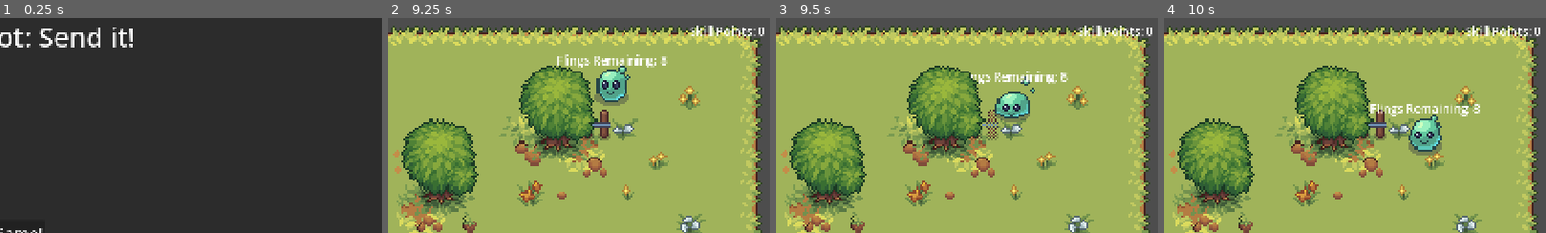
Above: before the commit, frames 1-4 (left to right).
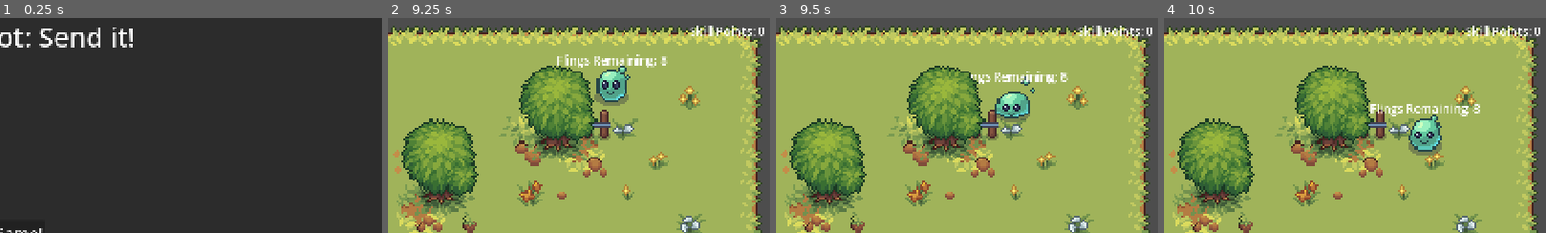
Above: after the commit, the same moments.

Repository: Auseawesome/HavenBounceBack
Game: Godot game, scene res://main.tscn
Two runs of this game, one before a commit and one after it. Both use one fixed random seed, a clock stepped at 60 frames per second and the inputs below.
Inputs (mouse positions are % of the whole screen's width and height, from its top left):
- Up to frame 1 (0.25 s): no input
- Up to frame 2 (9.25 s): click "Play Game!" at 0.5 s; click "Enter Level" at 1.25 s; move the mouse to (45, 70) at 2.02 s; click (45, 70) at 2.17 s; drag from (80, 65) to (77, 23) at 2.77 s; move the mouse to (20, 35) at 3.52 s; click (20, 35) at 3.67 s; drag from (55, 50) to (19, 16) at 4.27 s; move the mouse to (35, 25) at 5.02 s; click (35, 25) at 5.17 s; drag from (72, 45) to (23, 9) at 5.77 s; move the mouse to (30, 55) at 6.52 s; click (30, 55) at 6.67 s; drag from (60, 28) to (15, 97) at 7.27 s; move the mouse to (45, 70) at 8.02 s; click (45, 70) at 8.17 s; drag from (80, 65) to (15, 97) at 8.77 s
- Up to frame 3 (9.5 s): no input
- Up to frame 4 (10 s): move the mouse to (20, 35) at 9.52 s; click (20, 35) at 9.67 s
The pictures show only the part of the screen within x 50-100%, y 0-50%; the shares and areas given below are measured in that part.

Frames 1-2 are identical in both runs. In frame 3, 0.2% of the frame differs, in the area x 51-59%, y 42-57%; in frame 4, nothing differs.

Commit message:
Make only some obstacles go transparent

Diff:
--- a/obstacles/animals/chicken.tscn
+++ b/obstacles/animals/chicken.tscn
@@ -5,10 +5,6 @@
 
 [sub_resource type="CapsuleShape2D" id="CapsuleShape2D_p7dgv"]
 radius = 5.0
-height = 16.0
-
-[sub_resource type="CapsuleShape2D" id="CapsuleShape2D_xkbdm"]
-radius = 3.0
 height = 16.0
 
 [node name="Chicken" unique_id=841894801 instance=ExtResource("1_ouahf")]
@@ -29,8 +25,3 @@
 offset_top = -17.0
 offset_right = 8.0
 offset_bottom = 15.0
-
-[node name="CollisionShape2D" parent="ObscuredArea" parent_id_path=PackedInt32Array(322378701) index="0" unique_id=360312612]
-position = Vector2(0, -4)
-rotation = 1.5707964
-shape = SubResource("CapsuleShape2D_xkbdm")
--- a/obstacles/animals/cow.tscn
+++ b/obstacles/animals/cow.tscn
@@ -6,10 +6,6 @@
 [sub_resource type="CapsuleShape2D" id="CapsuleShape2D_p7dgv"]
 radius = 7.0
 height = 32.0
-
-[sub_resource type="CapsuleShape2D" id="CapsuleShape2D_1sq0h"]
-radius = 6.0
-height = 34.0
 
 [node name="Cow" unique_id=841894801 instance=ExtResource("1_6q65o")]
 max_health = 50
@@ -27,8 +23,3 @@
 [node name="HealthBar" parent="." index="3" unique_id=1951282074]
 offset_top = -21.0
 offset_bottom = 11.0
-
-[node name="CollisionShape2D" parent="ObscuredArea" parent_id_path=PackedInt32Array(322378701) index="0" unique_id=360312612]
-position = Vector2(-1, -5)
-rotation = 1.5707964
-shape = SubResource("CapsuleShape2D_1sq0h")
--- a/obstacles/animals/pig.tscn
+++ b/obstacles/animals/pig.tscn
@@ -6,10 +6,6 @@
 [sub_resource type="CapsuleShape2D" id="CapsuleShape2D_p7dgv"]
 radius = 5.0
 height = 24.0
-
-[sub_resource type="CapsuleShape2D" id="CapsuleShape2D_l0452"]
-radius = 6.0
-height = 22.0
 
 [node name="Pig" unique_id=841894801 instance=ExtResource("1_foujj")]
 max_health = 50
@@ -27,8 +23,3 @@
 [node name="HealthBar" parent="." index="3" unique_id=1951282074]
 offset_top = -20.0
 offset_bottom = 12.0
-
-[node name="CollisionShape2D" parent="ObscuredArea" parent_id_path=PackedInt32Array(322378701) index="0" unique_id=360312612]
-position = Vector2(3, -6)
-rotation = 1.5707964
-shape = SubResource("CapsuleShape2D_l0452")
--- a/obstacles/fences/fence.tscn
+++ b/obstacles/fences/fence.tscn
@@ -5,9 +5,6 @@
 
 [sub_resource type="RectangleShape2D" id="RectangleShape2D_dm7wh"]
 size = Vector2(6.999999, 16)
-
-[sub_resource type="RectangleShape2D" id="RectangleShape2D_6fl25"]
-size = Vector2(16, 9)
 
 [node name="Fence" unique_id=841894801 instance=ExtResource("1_3pdb5")]
 points = 5
@@ -26,7 +23,3 @@
 offset_top = -18.0
 offset_right = 7.0
 offset_bottom = 14.0
-
-[node name="CollisionShape2D" parent="ObscuredArea" parent_id_path=PackedInt32Array(322378701) index="0" unique_id=360312612]
-position = Vector2(0, -5.5)
-shape = SubResource("RectangleShape2D_6fl25")
--- a/obstacles/fences/fence_back_left.tscn
+++ b/obstacles/fences/fence_back_left.tscn
@@ -5,9 +5,6 @@
 
 [sub_resource type="RectangleShape2D" id="RectangleShape2D_3gnc5"]
 size = Vector2(6.999999, 15)
-
-[sub_resource type="RectangleShape2D" id="RectangleShape2D_qi21q"]
-size = Vector2(15, 9)
 
 [node name="FenceBackLeft" unique_id=841894801 instance=ExtResource("1_3boel")]
 points = 5
@@ -26,7 +23,3 @@
 offset_top = -18.0
 offset_right = 7.0
 offset_bottom = 14.0
-
-[node name="CollisionShape2D" parent="ObscuredArea" parent_id_path=PackedInt32Array(322378701) index="0" unique_id=360312612]
-position = Vector2(0.5, -5.5)
-shape = SubResource("RectangleShape2D_qi21q")
--- a/obstacles/fences/fence_back_right.tscn
+++ b/obstacles/fences/fence_back_right.tscn
@@ -5,9 +5,6 @@
 
 [sub_resource type="RectangleShape2D" id="RectangleShape2D_8v1hq"]
 size = Vector2(6.999999, 16)
-
-[sub_resource type="RectangleShape2D" id="RectangleShape2D_xdr6u"]
-size = Vector2(16, 9)
 
 [node name="FenceBackRight" unique_id=841894801 instance=ExtResource("1_oibkg")]
 points = 5
@@ -26,7 +23,3 @@
 offset_top = -18.0
 offset_right = 7.0
 offset_bottom = 14.0
-
-[node name="CollisionShape2D" parent="ObscuredArea" parent_id_path=PackedInt32Array(322378701) index="0" unique_id=360312612]
-position = Vector2(0, -5.5)
-shape = SubResource("RectangleShape2D_xdr6u")
--- a/obstacles/fences/fence_left.tscn
+++ b/obstacles/fences/fence_left.tscn
@@ -8,9 +8,6 @@
 
 [sub_resource type="RectangleShape2D" id="RectangleShape2D_887iq"]
 size = Vector2(7, 16)
-
-[sub_resource type="RectangleShape2D" id="RectangleShape2D_ocdu2"]
-size = Vector2(8, 9)
 
 [node name="FenceLeft" unique_id=841894801 instance=ExtResource("1_s75w6")]
 points = 5
@@ -34,7 +31,3 @@
 offset_top = -18.0
 offset_right = 7.0
 offset_bottom = 14.0
-
-[node name="CollisionShape2D" parent="ObscuredArea" parent_id_path=PackedInt32Array(322378701) index="0" unique_id=360312612]
-position = Vector2(4, -5.5)
-shape = SubResource("RectangleShape2D_ocdu2")
--- a/obstacles/fences/fence_right.tscn
+++ b/obstacles/fences/fence_right.tscn
@@ -8,9 +8,6 @@
 
 [sub_resource type="RectangleShape2D" id="RectangleShape2D_x4lfa"]
 size = Vector2(15.999999, 7)
-
-[sub_resource type="RectangleShape2D" id="RectangleShape2D_6e4fs"]
-size = Vector2(9, 9)
 
 [node name="FenceRight" unique_id=841894801 instance=ExtResource("1_gklny")]
 points = 5
@@ -29,12 +26,7 @@
 rotation = 1.5707964
 shape = SubResource("RectangleShape2D_x4lfa")
 
-[node name="HealthBar" parent="." index="4" unique_id=1951282074]
 offset_left = -7.0
 offset_top = -18.0
 offset_right = 7.0
 offset_bottom = 14.0
-
-[node name="CollisionShape2D" parent="ObscuredArea" parent_id_path=PackedInt32Array(322378701) index="0" unique_id=360312612]
-position = Vector2(-3.5, -5.5)
-shape = SubResource("RectangleShape2D_6e4fs")
--- a/obstacles/fences/fence_up_left.tscn
+++ b/obstacles/fences/fence_up_left.tscn
@@ -5,9 +5,6 @@
 
 [sub_resource type="RectangleShape2D" id="RectangleShape2D_0vb1f"]
 size = Vector2(6.999999, 16)
-
-[sub_resource type="RectangleShape2D" id="RectangleShape2D_q1tgy"]
-size = Vector2(5, 7)
 
 [node name="FenceUpLeft" unique_id=841894801 instance=ExtResource("1_dyc8c")]
 points = 5
@@ -27,7 +24,3 @@
 offset_top = -18.0
 offset_right = 7.0
 offset_bottom = 14.0
-
-[node name="CollisionShape2D" parent="ObscuredArea" parent_id_path=PackedInt32Array(322378701) index="0" unique_id=360312612]
-position = Vector2(-3.5, -5.5)
-shape = SubResource("RectangleShape2D_q1tgy")
--- a/obstacles/fences/fence_up_right.tscn
+++ b/obstacles/fences/fence_up_right.tscn
@@ -5,9 +5,6 @@
 
 [sub_resource type="RectangleShape2D" id="RectangleShape2D_j4jwp"]
 size = Vector2(6.999999, 16)
-
-[sub_resource type="RectangleShape2D" id="RectangleShape2D_hrpam"]
-size = Vector2(5, 6.5)
 
 [node name="FenceUpRight" unique_id=841894801 instance=ExtResource("1_l4cry")]
 points = 5
@@ -27,7 +24,3 @@
 offset_top = -18.0
 offset_right = 7.0
 offset_bottom = 14.0
-
-[node name="CollisionShape2D" parent="ObscuredArea" parent_id_path=PackedInt32Array(322378701) index="0" unique_id=360312612]
-position = Vector2(4.5, -5.75)
-shape = SubResource("RectangleShape2D_hrpam")
--- a/obstacles/foliage/apple_tree.tscn
+++ b/obstacles/foliage/apple_tree.tscn
@@ -1,6 +1,6 @@
 [gd_scene format=3 uid="uid://dxpoqpllbu70g"]
 
-[ext_resource type="PackedScene" uid="uid://bqihy530r71g4" path="res://obstacles/obstacle_base.tscn" id="1_rgfyn"]
+[ext_resource type="PackedScene" uid="uid://cq3xw71ad805i" path="res://obstacles/obscuring_obstacle_base.tscn" id="1_rgfyn"]
 [ext_resource type="Texture2D" uid="uid://cb8ifsqjthqq8" path="res://sprites/obstacles/large_apple_tree.png" id="2_30sw6"]
 [ext_resource type="Texture2D" uid="uid://dgkw67vtevo8t" path="res://sprites/obstacles/large_apple_tree_trunk.png" id="3_ue80c"]
 [ext_resource type="Texture2D" uid="uid://dudqylrpnsrbn" path="res://sprites/obstacles/large_apple_tree_deco.png" id="4_bxqnj"]
--- a/obstacles/foliage/big_tree.tscn
+++ b/obstacles/foliage/big_tree.tscn
@@ -1,6 +1,6 @@
 [gd_scene format=3 uid="uid://cks8m3qtu78fr"]
 
-[ext_resource type="PackedScene" uid="uid://bqihy530r71g4" path="res://obstacles/obstacle_base.tscn" id="1_xg0c3"]
+[ext_resource type="PackedScene" uid="uid://cq3xw71ad805i" path="res://obstacles/obscuring_obstacle_base.tscn" id="1_xg0c3"]
 [ext_resource type="Texture2D" uid="uid://o7xdqi3a8o70" path="res://sprites/obstacles/big_tree.png" id="2_xqswc"]
 [ext_resource type="Texture2D" uid="uid://cpi8k1yi5fu5o" path="res://sprites/obstacles/big_tree_trunk.png" id="3_4tu6u"]
 [ext_resource type="Texture2D" uid="uid://ck0pu6hga57tv" path="res://sprites/obstacles/big_tree_deco.png" id="3_f4ds6"]
--- a/obstacles/foliage/bush.tscn
+++ b/obstacles/foliage/bush.tscn
@@ -1,6 +1,6 @@
 [gd_scene format=3 uid="uid://by6j7uop2v0se"]
 
-[ext_resource type="PackedScene" uid="uid://bqihy530r71g4" path="res://obstacles/obstacle_base.tscn" id="1_8p6xh"]
+[ext_resource type="PackedScene" uid="uid://cq3xw71ad805i" path="res://obstacles/obscuring_obstacle_base.tscn" id="1_8p6xh"]
 [ext_resource type="Texture2D" uid="uid://7uj2bleuxpj5" path="res://sprites/obstacles/bush.png" id="2_tvseq"]
 [ext_resource type="Texture2D" uid="uid://bct6cfwbl542r" path="res://sprites/obstacles/bush_deco.png" id="3_8fdgp"]
 
--- a/obstacles/foliage/small_tree.tscn
+++ b/obstacles/foliage/small_tree.tscn
@@ -1,6 +1,6 @@
 [gd_scene format=3 uid="uid://br1ut0i6nwfk2"]
 
-[ext_resource type="PackedScene" uid="uid://bqihy530r71g4" path="res://obstacles/obstacle_base.tscn" id="1_p7dgv"]
+[ext_resource type="PackedScene" uid="uid://cq3xw71ad805i" path="res://obstacles/obscuring_obstacle_base.tscn" id="1_p7dgv"]
 [ext_resource type="Texture2D" uid="uid://dnqvo1htloyim" path="res://sprites/obstacles/small_tree.png" id="2_icnxw"]
 [ext_resource type="Texture2D" uid="uid://wffmu4hncvl0" path="res://sprites/obstacles/small_tree_deco.png" id="3_q3fc3"]
 [ext_resource type="Texture2D" uid="uid://wgtk7q13k4ig" path="res://sprites/obstacles/small_tree_trunk.png" id="3_x1gf8"]
--- /dev/null
+++ b/obstacles/obscuring_obstacle.gd
@@ -0,0 +1,11 @@
+class_name ObscuringObstacle
+extends Area2D
+
+@export
+var obscured_material: Material
+
+func _on_player_obscured(_body: Node) -> void:
+	$"../Sprite2D".material = obscured_material
+
+func _on_player_not_obscured(_body: Node) -> void:
+	$"../Sprite2D".material = null
--- /dev/null
+++ b/obstacles/obscuring_obstacle_base.tscn
@@ -0,0 +1,24 @@
+[gd_scene format=3 uid="uid://cq3xw71ad805i"]
+
+[ext_resource type="PackedScene" uid="uid://bqihy530r71g4" path="res://obstacles/obstacle_base.tscn" id="1_pvtj4"]
+[ext_resource type="Script" uid="uid://dnatvpf6xgh43" path="res://obstacles/obscuring_obstacle.gd" id="2_q5fhi"]
+[ext_resource type="Material" uid="uid://cmwgbx15tsck4" path="res://materials/translucent_material.tres" id="3_q5fhi"]
+
+[sub_resource type="CircleShape2D" id="CircleShape2D_0x1uw"]
+radius = 30.016663
+
+[node name="Obstacle" unique_id=841894801 instance=ExtResource("1_pvtj4")]
+
+[node name="ObscuredArea" type="Area2D" parent="." index="4" unique_id=322378701]
+collision_layer = 0
+collision_mask = 2
+monitorable = false
+script = ExtResource("2_q5fhi")
+obscured_material = ExtResource("3_q5fhi")
+
+[node name="CollisionShape2D" type="CollisionShape2D" parent="ObscuredArea" index="0" unique_id=360312612]
+position = Vector2(0, -8)
+shape = SubResource("CircleShape2D_0x1uw")
+
+[connection signal="body_entered" from="ObscuredArea" to="ObscuredArea" method="_on_player_obscured"]
+[connection signal="body_exited" from="ObscuredArea" to="ObscuredArea" method="_on_player_not_obscured"]
--- a/obstacles/obstacle.gd
+++ b/obstacles/obstacle.gd
@@ -6,9 +6,6 @@
 
 @export
 var points : int = 10
-
-@export
-var obscured_material: Material
 
 @onready
 var health := max_health
@@ -32,9 +29,3 @@
 
 func _on_show_health_timer_timeout() -> void:
 	$HealthBar.visible = false
-
-func _on_player_obscured(_body: Node) -> void:
-	$Sprite2D.material = obscured_material
-
-func _on_player_not_obscured(_body: Node) -> void:
-	$Sprite2D.material = null
--- a/obstacles/obstacle_base.tscn
+++ b/obstacles/obstacle_base.tscn
@@ -7,9 +7,6 @@
 [sub_resource type="CapsuleShape2D" id="CapsuleShape2D_onrkg"]
 radius = 9.0
 height = 26.0
-
-[sub_resource type="CircleShape2D" id="CircleShape2D_0x1uw"]
-radius = 30.016663
 
 [node name="Obstacle" type="StaticBody2D" unique_id=841894801]
 script = ExtResource("1_aubd6")
@@ -55,15 +52,4 @@
 grow_vertical = 2
 color = Color(1, 0, 0, 1)
 
-[node name="ObscuredArea" type="Area2D" parent="." unique_id=322378701]
-collision_layer = 0
-collision_mask = 2
-monitorable = false
-
-[node name="CollisionShape2D" type="CollisionShape2D" parent="ObscuredArea" unique_id=360312612]
-position = Vector2(0, -8)
-shape = SubResource("CircleShape2D_0x1uw")
-
 [connection signal="timeout" from="ShowHealthTimer" to="." method="_on_show_health_timer_timeout"]
-[connection signal="body_entered" from="ObscuredArea" to="." method="_on_player_obscured"]
-[connection signal="body_exited" from="ObscuredArea" to="." method="_on_player_not_obscured"]
Not shown, added: obstacles/obscuring_obstacle.gd.uid
